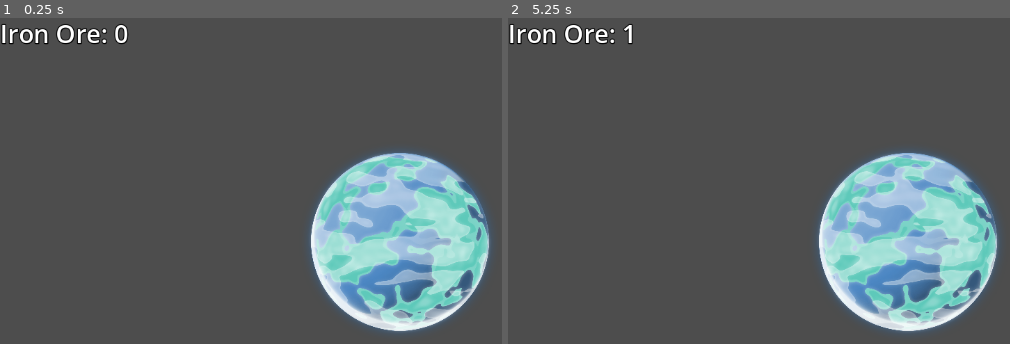
Above: before the commit, frames 1-2 (left to right).
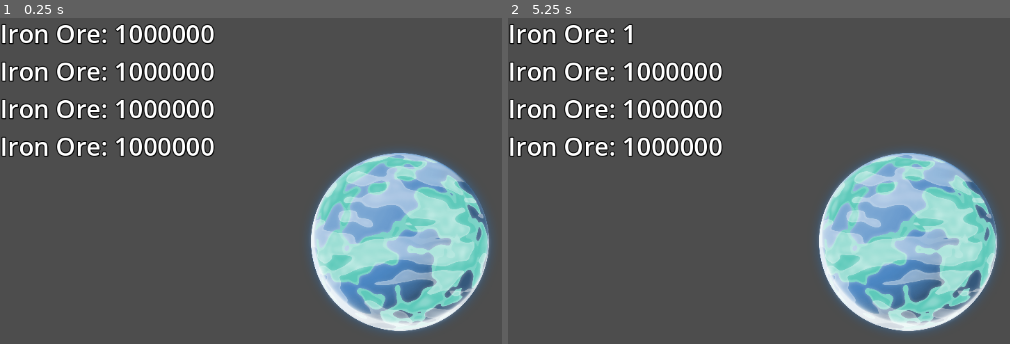
Above: after the commit, the same moments.

Repository: AllanSechrist/Tap
Game: Godot game, scene res://level/sand_box.tscn
The game is run twice, just before and just after one commit, with the same random seed, the same clock (stepped at 60 frames per second) and the same inputs.
Inputs (mouse positions are in pixels of both pictures, inside the frame that each line leads up to):
- Up to frame 1 (0.25 s): no input
- Up to frame 2 (5.25 s): tap Enter at 0.5, 2, 3.5 s; press the mouse at (909, 242) at 0.53 s; tap Space at 1.25, 2.75, 4.25 s; move the mouse to (748, 265) at 1.27 s; release the mouse at (748, 265) at 1.28 s; click (748, 265) at 1.35 s; move the mouse to (989, 141) at 2.02 s; press the mouse at (989, 141) at 2.03 s; move the mouse to (869, 330) at 2.77 s; release the mouse at (869, 330) at 2.78 s; click (869, 330) at 2.85 s; move the mouse to (outside the picture) at 3.52 s; press the mouse at (outside the picture) at 3.53 s; move the mouse to (668, 174) at 4.27 s; release the mouse at (668, 174) at 4.28 s; click (668, 174) at 4.35 s; move the mouse to (949, 242) at 5.02 s; press the mouse at (949, 242) at 5.03 s

The runs differ from the first frame. In frame 1, 4.9% of the frame differs, in the area x 0-43%, y 1-43%; in frame 2, 4.1%.

Commit message:
Update player state to include multiple resources. Update Event Bus and signals to include these changes

Diff:
--- a/Manager/EventBus.gd
+++ b/Manager/EventBus.gd
@@ -2,9 +2,9 @@
 extends Node
 
 # ------- State -------
-signal currency_changed(amount: int)
+signal resource_changed(type: ResourceHandler.resource_type, amount: int)
 # signal for updating inventory/upgrades
 # signal for moving to another area
 
 # ------- UI -------
-signal update_resource_label(value: int)
+signal update_resource_label(type: ResourceHandler.resource_type, new_value: int)
--- a/UI/ui.gd
+++ b/UI/ui.gd
@@ -1,11 +1,23 @@
 extends Control
 class_name UI
 
-@onready var iron_ore_label: Label = %IronOreLabel
+const RESOURCE_DISPLAY_NAMES := {
+	ResourceHandler.resource_type.IRON_ORE: "Iron Ore",
+	ResourceHandler.resource_type.COPPER_ORE: "Copper Ore",
+	ResourceHandler.resource_type.IRON_PLATE: "Iron Plate",
+	ResourceHandler.resource_type.COPPER_PLATE: "Copper Plate",
+}
+
+@onready var resource_labels := {
+	ResourceHandler.resource_type.IRON_ORE: %IronOreLabel,
+	ResourceHandler.resource_type.IRON_PLATE: %IronPlateLabel,
+	ResourceHandler.resource_type.COPPER_ORE: %CopperOreLabel,
+	ResourceHandler.resource_type.COPPER_PLATE: %CopperPlateLabel,
+}
 
 func _ready() -> void:
 	Events.update_resource_label.connect(_on_resource_changed)
-	iron_ore_label.text = "Iron Ore: 0"
 
-func _on_resource_changed(value: int) -> void:
-	iron_ore_label.text = "Iron Ore: " + str(value)
+func _on_resource_changed(type: ResourceHandler.resource_type, new_value: int) -> void:
+	var display_name = RESOURCE_DISPLAY_NAMES[type]
+	resource_labels[type].text = "%s: %d" % [display_name, new_value]
--- a/UI/ui.tscn
+++ b/UI/ui.tscn
@@ -27,3 +27,21 @@
 layout_mode = 2
 text = "Iron Ore: 1000000"
 label_settings = SubResource("LabelSettings_msqxa")
+
+[node name="IronPlateLabel" type="Label" parent="ResourceList" unique_id=1233846979]
+unique_name_in_owner = true
+layout_mode = 2
+text = "Iron Ore: 1000000"
+label_settings = SubResource("LabelSettings_msqxa")
+
+[node name="CopperOreLabel" type="Label" parent="ResourceList" unique_id=2009389890]
+unique_name_in_owner = true
+layout_mode = 2
+text = "Iron Ore: 1000000"
+label_settings = SubResource("LabelSettings_msqxa")
+
+[node name="CopperPlateLabel" type="Label" parent="ResourceList" unique_id=2003369996]
+unique_name_in_owner = true
+layout_mode = 2
+text = "Iron Ore: 1000000"
+label_settings = SubResource("LabelSettings_msqxa")
--- a/planets/planet.gd
+++ b/planets/planet.gd
@@ -1,18 +1,17 @@
 extends Node2D
 class_name Planet
 
+@export var resource_type: ResourceHandler.resource_type
+@export var click_value := 1
 @onready var planet: Sprite2D = $Planet
-
 var on_planet := false
 
 func _on_area_2d_mouse_entered() -> void:
 	on_planet = true
-	print(on_planet)
 
 func _on_area_2d_mouse_exited() -> void:
 	on_planet = false
-	print(on_planet)
 
 func _unhandled_input(event: InputEvent) -> void:
 	if event.is_action_pressed("click") and on_planet:
-		Events.currency_changed.emit(1)
+		Events.resource_changed.emit(resource_type, click_value)
--- a/player stats/player_state.gd
+++ b/player stats/player_state.gd
@@ -1,24 +1,2 @@
 class_name PlayerState
 extends Node
-
-enum resource_type {IRON_ORE, COPPER_ORE, IRON_PLATE, COPPER_PLATE}
-
-var resources := {
-	resource_type.IRON_ORE: 0,
-	resource_type.COPPER_ORE: 0,
-	resource_type.IRON_PLATE: 0,
-	resource_type.COPPER_PLATE: 0,
-}
-
-@export var starting_currency := 0
-var currency: int = 0:
-	set(value):
-		currency = value
-
-func _ready() -> void:
-	currency = starting_currency
-	Events.currency_changed.connect(_on_resource_changed)
-
-func _on_resource_changed(amount: int) -> void:
-	currency += amount
-	Events.update_resource_label.emit(currency)
--- a/player stats/player_state.tscn
+++ b/player stats/player_state.tscn
@@ -1,6 +1,10 @@
 [gd_scene format=3 uid="uid://kgtw23mrxq15"]
 
 [ext_resource type="Script" uid="uid://dcktervr6u7us" path="res://player stats/player_state.gd" id="1_gmrk6"]
+[ext_resource type="Script" uid="uid://u0pn35ydugx4" path="res://player stats/resource_handler.gd" id="2_ne10e"]
 
 [node name="PlayerState" type="Node" unique_id=440408427]
 script = ExtResource("1_gmrk6")
+
+[node name="ResourceHandler" type="Node" parent="." unique_id=1272399113]
+script = ExtResource("2_ne10e")
--- /dev/null
+++ b/player stats/resource_handler.gd
@@ -0,0 +1,18 @@
+extends Node
+class_name ResourceHandler
+
+enum resource_type {IRON_ORE, COPPER_ORE, IRON_PLATE, COPPER_PLATE}
+
+@export var resources := {
+	resource_type.IRON_ORE: 0,
+	resource_type.COPPER_ORE: 0,
+	resource_type.IRON_PLATE: 0,
+	resource_type.COPPER_PLATE: 0,
+}
+
+func _ready() -> void:
+	Events.resource_changed.connect(_on_resource_changed)
+
+func _on_resource_changed(type: resource_type, amount: int) -> void:
+	resources[type] += amount
+	Events.update_resource_label.emit(type, resources[type])
Not shown, added: player stats/resource_handler.gd.uid
